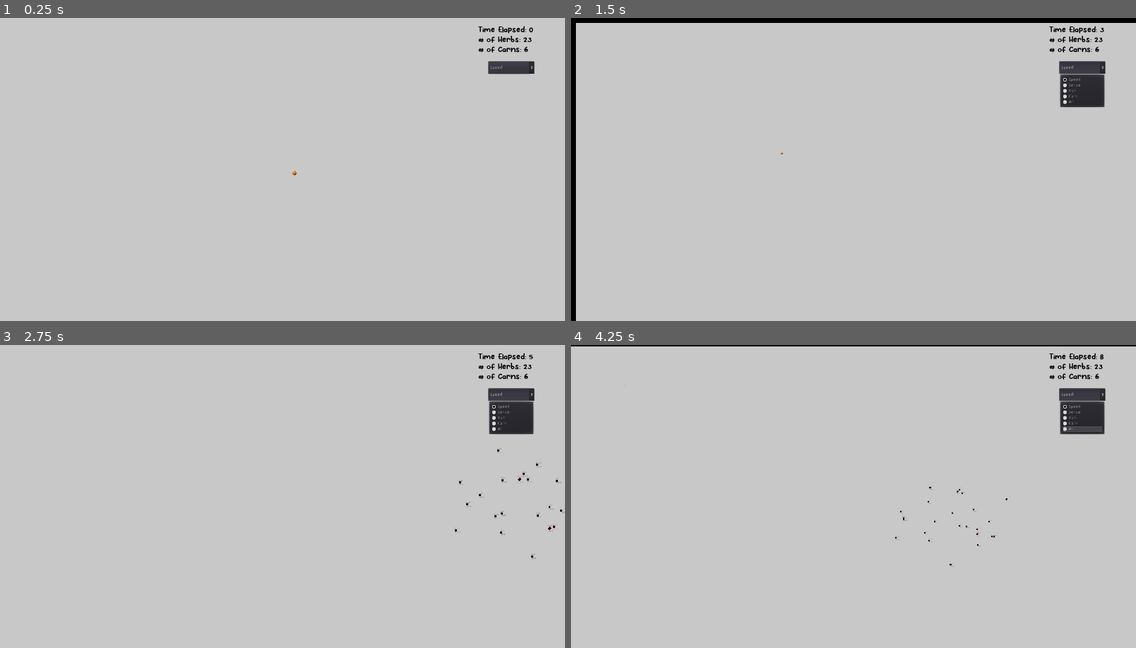
Above: before the commit, frames 1-4 (two rows, left to right).
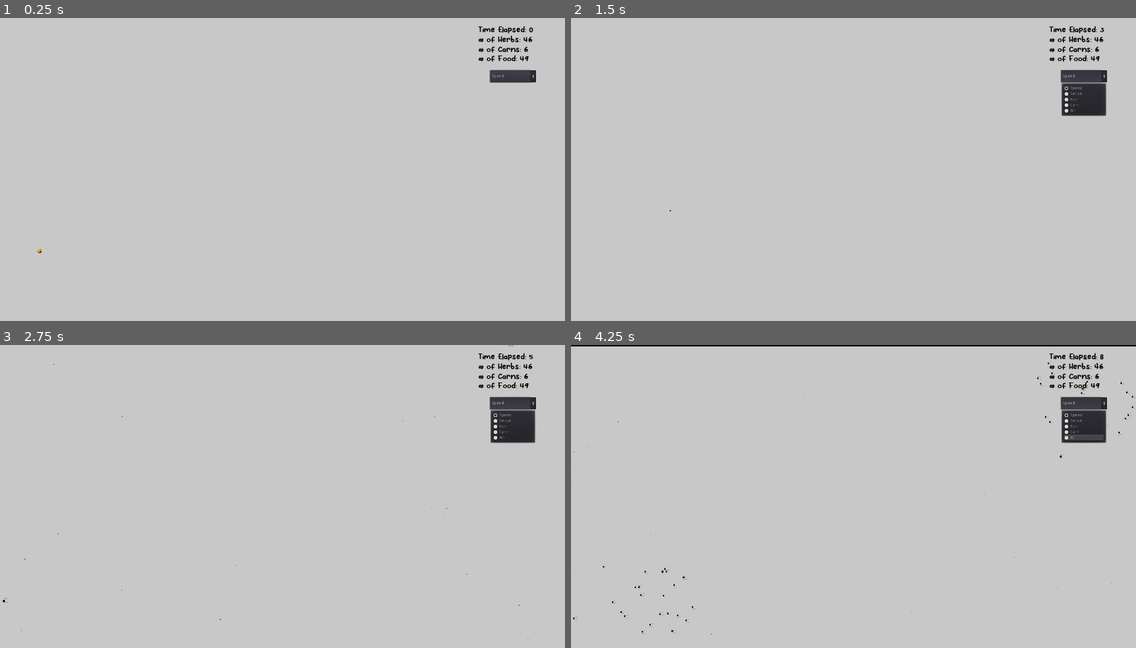
Above: after the commit, the same moments.

Repository: SachJay/LifeSimulator
Game: Godot game, scene res://Scenes/World.tscn
The game is run twice, just before and just after one commit, with the same random seed, the same clock (stepped at 60 frames per second) and the same inputs.
Inputs:
- Up to frame 1 (0.25 s): no input
- Up to frame 2 (1.5 s): click "Speed" at 0.5 s; tap Enter at 1.25 s; hold Right (run_right) from 1.28 s (still down); hold Z (zoom_in) from 1.28 s (still down)
- Up to frame 3 (2.75 s): release Right (run_right) at 2.03 s; release Z (zoom_in) at 2.03 s; hold S (run_down) from 2.03 s (still down); tap X (zoom_out) at 2.1 s
- Up to frame 4 (4.25 s): release S (run_down) at 2.78 s; hold Right (run_right) 2.78-3.53 s; hold Z (zoom_in) 2.78-3.53 s; hold Up (run_up) from 3.53 s (still down); tap X (zoom_out) at 3.6 s

The runs differ from the first frame. In frame 1, 0.6% of the frame differs, in the area x 6-95%, y 6-78%; in frame 2, 3.3%, in the area x 0-100%, y 0-100%; in frame 3, 1.0%; in frame 4, 1.2%.

Commit message:
adds food evolution

Diff:
--- a/app/Scenes/World.tscn
+++ b/app/Scenes/World.tscn
@@ -1,10 +1,9 @@
-[gd_scene load_steps=9 format=2]
+[gd_scene load_steps=8 format=2]
 
 [ext_resource path="res://Scenes/walls.tscn" type="PackedScene" id=1]
 [ext_resource path="res://Scenes/herbivore.tscn" type="PackedScene" id=2]
 [ext_resource path="res://Font/Bodo Amat.ttf" type="DynamicFontData" id=3]
 [ext_resource path="res://Scripts/world.gd" type="Script" id=4]
-[ext_resource path="res://Scenes/food.tscn" type="PackedScene" id=5]
 [ext_resource path="res://Scenes/carnivore.tscn" type="PackedScene" id=6]
 
 [sub_resource type="Theme" id=1]
@@ -19,88 +18,154 @@
 
 [node name="animalGroup" type="Node" parent="."]
 
-[node name="herb1" parent="animalGroup" instance=ExtResource( 2 )]
-position = Vector2( 2582, 928 )
-
-[node name="herb11" parent="animalGroup" instance=ExtResource( 2 )]
-position = Vector2( 3141, 686 )
-
-[node name="herb12" parent="animalGroup" instance=ExtResource( 2 )]
-position = Vector2( 3291, 812 )
-
-[node name="herb13" parent="animalGroup" instance=ExtResource( 2 )]
-position = Vector2( 3349, 1013 )
-
-[node name="herb14" parent="animalGroup" instance=ExtResource( 2 )]
-position = Vector2( 3477, 1284 )
-
-[node name="herb15" parent="animalGroup" instance=ExtResource( 2 )]
-position = Vector2( 2766, 1439 )
-
-[node name="herb16" parent="animalGroup" instance=ExtResource( 2 )]
-position = Vector2( 2488, 1627 )
-
-[node name="herb17" parent="animalGroup" instance=ExtResource( 2 )]
-position = Vector2( 2158, 1407 )
-
-[node name="herb18" parent="animalGroup" instance=ExtResource( 2 )]
-position = Vector2( 1608, 1313 )
-
-[node name="herb19" parent="animalGroup" instance=ExtResource( 2 )]
-position = Vector2( 1546, 1023 )
-
-[node name="herb20" parent="animalGroup" instance=ExtResource( 2 )]
-position = Vector2( 1551, 585 )
-
-[node name="herb21" parent="animalGroup" instance=ExtResource( 2 )]
-position = Vector2( 2089, 271 )
-
-[node name="herb22" parent="animalGroup" instance=ExtResource( 2 )]
-position = Vector2( 2527, 328 )
-
-[node name="herb23" parent="animalGroup" instance=ExtResource( 2 )]
-position = Vector2( 2047, 441 )
-
-[node name="herb2" parent="animalGroup" instance=ExtResource( 2 )]
-position = Vector2( 2374, 558 )
-
-[node name="herb3" parent="animalGroup" instance=ExtResource( 2 )]
-position = Vector2( 1879, 730 )
-
-[node name="herb4" parent="animalGroup" instance=ExtResource( 2 )]
-position = Vector2( 2004, 1136 )
-
-[node name="herb5" parent="animalGroup" instance=ExtResource( 2 )]
-position = Vector2( 2881, 678 )
-
-[node name="herb6" parent="animalGroup" instance=ExtResource( 2 )]
-position = Vector2( 2918, 1085 )
-
-[node name="herb7" parent="animalGroup" instance=ExtResource( 2 )]
-position = Vector2( 2653, 1130 )
-
-[node name="herb8" parent="animalGroup" instance=ExtResource( 2 )]
-position = Vector2( 2259, 1095 )
-
-[node name="herb9" parent="animalGroup" instance=ExtResource( 2 )]
-position = Vector2( 2983, 1272 )
-
-[node name="herb10" parent="animalGroup" instance=ExtResource( 2 )]
-position = Vector2( 2607, 678 )
+[node name="herb47" parent="animalGroup" instance=ExtResource( 2 )]
+position = Vector2( 5094, -1659 )
+
+[node name="herb48" parent="animalGroup" instance=ExtResource( 2 )]
+position = Vector2( 5653, -1901 )
+
+[node name="herb49" parent="animalGroup" instance=ExtResource( 2 )]
+position = Vector2( 5803, -1775 )
+
+[node name="herb50" parent="animalGroup" instance=ExtResource( 2 )]
+position = Vector2( 5861, -1574 )
+
+[node name="herb51" parent="animalGroup" instance=ExtResource( 2 )]
+position = Vector2( 5989, -1303 )
+
+[node name="herb52" parent="animalGroup" instance=ExtResource( 2 )]
+position = Vector2( 5278, -1148 )
+
+[node name="herb53" parent="animalGroup" instance=ExtResource( 2 )]
+position = Vector2( 5000, -960 )
+
+[node name="herb54" parent="animalGroup" instance=ExtResource( 2 )]
+position = Vector2( 4670, -1180 )
+
+[node name="herb55" parent="animalGroup" instance=ExtResource( 2 )]
+position = Vector2( 4120, -1274 )
+
+[node name="herb56" parent="animalGroup" instance=ExtResource( 2 )]
+position = Vector2( 4058, -1564 )
+
+[node name="herb57" parent="animalGroup" instance=ExtResource( 2 )]
+position = Vector2( 4063, -2002 )
+
+[node name="herb58" parent="animalGroup" instance=ExtResource( 2 )]
+position = Vector2( 4601, -2316 )
+
+[node name="herb59" parent="animalGroup" instance=ExtResource( 2 )]
+position = Vector2( 5039, -2259 )
+
+[node name="herb60" parent="animalGroup" instance=ExtResource( 2 )]
+position = Vector2( 4559, -2146 )
+
+[node name="herb61" parent="animalGroup" instance=ExtResource( 2 )]
+position = Vector2( 4886, -2029 )
+
+[node name="herb62" parent="animalGroup" instance=ExtResource( 2 )]
+position = Vector2( 4391, -1857 )
+
+[node name="herb63" parent="animalGroup" instance=ExtResource( 2 )]
+position = Vector2( 4516, -1451 )
+
+[node name="herb64" parent="animalGroup" instance=ExtResource( 2 )]
+position = Vector2( 5393, -1909 )
+
+[node name="herb65" parent="animalGroup" instance=ExtResource( 2 )]
+position = Vector2( 5430, -1502 )
+
+[node name="herb66" parent="animalGroup" instance=ExtResource( 2 )]
+position = Vector2( 5165, -1457 )
+
+[node name="herb67" parent="animalGroup" instance=ExtResource( 2 )]
+position = Vector2( 4771, -1492 )
+
+[node name="herb68" parent="animalGroup" instance=ExtResource( 2 )]
+position = Vector2( 5495, -1315 )
+
+[node name="herb69" parent="animalGroup" instance=ExtResource( 2 )]
+position = Vector2( 5119, -1909 )
+
+[node name="herb93" parent="animalGroup" instance=ExtResource( 2 )]
+position = Vector2( -3641, 2612 )
+
+[node name="herb94" parent="animalGroup" instance=ExtResource( 2 )]
+position = Vector2( -3082, 2370 )
+
+[node name="herb95" parent="animalGroup" instance=ExtResource( 2 )]
+position = Vector2( -2932, 2496 )
+
+[node name="herb96" parent="animalGroup" instance=ExtResource( 2 )]
+position = Vector2( -2874, 2697 )
+
+[node name="herb97" parent="animalGroup" instance=ExtResource( 2 )]
+position = Vector2( -2746, 2968 )
+
+[node name="herb98" parent="animalGroup" instance=ExtResource( 2 )]
+position = Vector2( -3457, 3123 )
+
+[node name="herb99" parent="animalGroup" instance=ExtResource( 2 )]
+position = Vector2( -3735, 3311 )
+
+[node name="herb100" parent="animalGroup" instance=ExtResource( 2 )]
+position = Vector2( -4065, 3091 )
+
+[node name="herb101" parent="animalGroup" instance=ExtResource( 2 )]
+position = Vector2( -4615, 2997 )
+
+[node name="herb102" parent="animalGroup" instance=ExtResource( 2 )]
+position = Vector2( -4677, 2707 )
+
+[node name="herb103" parent="animalGroup" instance=ExtResource( 2 )]
+position = Vector2( -4672, 2269 )
+
+[node name="herb104" parent="animalGroup" instance=ExtResource( 2 )]
+position = Vector2( -4134, 1955 )
+
+[node name="herb105" parent="animalGroup" instance=ExtResource( 2 )]
+position = Vector2( -3696, 2012 )
+
+[node name="herb106" parent="animalGroup" instance=ExtResource( 2 )]
+position = Vector2( -4176, 2125 )
+
+[node name="herb107" parent="animalGroup" instance=ExtResource( 2 )]
+position = Vector2( -3849, 2242 )
+
+[node name="herb108" parent="animalGroup" instance=ExtResource( 2 )]
+position = Vector2( -4344, 2414 )
+
+[node name="herb109" parent="animalGroup" instance=ExtResource( 2 )]
+position = Vector2( -4219, 2820 )
+
+[node name="herb110" parent="animalGroup" instance=ExtResource( 2 )]
+position = Vector2( -3342, 2362 )
+
+[node name="herb111" parent="animalGroup" instance=ExtResource( 2 )]
+position = Vector2( -3305, 2769 )
+
+[node name="herb112" parent="animalGroup" instance=ExtResource( 2 )]
+position = Vector2( -3570, 2814 )
+
+[node name="herb113" parent="animalGroup" instance=ExtResource( 2 )]
+position = Vector2( -3964, 2779 )
+
+[node name="herb114" parent="animalGroup" instance=ExtResource( 2 )]
+position = Vector2( -3240, 2956 )
+
+[node name="herb115" parent="animalGroup" instance=ExtResource( 2 )]
+position = Vector2( -3616, 2362 )
 
 [node name="carnivore" parent="animalGroup" instance=ExtResource( 6 )]
-position = Vector2( 2184, 740 )
+position = Vector2( 4734, -1709 )
+
+[node name="carnivore2" parent="animalGroup" instance=ExtResource( 6 )]
+position = Vector2( -4106, 2313 )
 
 [node name="carnivore3" parent="animalGroup" instance=ExtResource( 6 )]
-position = Vector2( 2487, 1389 )
-
-[node name="carnivore2" parent="animalGroup" instance=ExtResource( 6 )]
-position = Vector2( 3034, 870 )
+position = Vector2( -3632, 2988 )
 
 [node name="foodGroup" type="Node" parent="."]
-
-[node name="food" parent="foodGroup" instance=ExtResource( 5 )]
-position = Vector2( -3946, -2009 )
 
 [node name="left" parent="." instance=ExtResource( 1 )]
 modulate = Color( 0, 0, 0, 1 )
@@ -185,6 +250,20 @@
 theme = SubResource( 1 )
 custom_fonts/font = SubResource( 2 )
 text = "# of Carns: 0"
+__meta__ = {
+"_edit_use_anchors_": false
+}
+
+[node name="TotalFood" type="Label" parent="CanvasLayer2"]
+modulate = Color( 0, 0, 0, 1 )
+self_modulate = Color( 0, 0, 0, 1 )
+margin_left = 1541.0
+margin_top = 119.0
+margin_right = 1839.0
+margin_bottom = 146.0
+theme = SubResource( 1 )
+custom_fonts/font = SubResource( 2 )
+text = "# of Food: 0"
 __meta__ = {
 "_edit_use_anchors_": false
 }
@@ -200,17 +279,16 @@
 }
 
 [node name="OptionButton" type="OptionButton" parent="CanvasLayer2"]
-margin_left = 1574.0
-margin_top = 140.0
-margin_right = 1722.0
-margin_bottom = 180.0
+margin_left = 1579.0
+margin_top = 168.0
+margin_right = 1727.0
+margin_bottom = 208.0
 text = "asfa"
 __meta__ = {
 "_edit_use_anchors_": false
 }
 
 [node name="MainCamera" type="Camera2D" parent="."]
-position = Vector2( -3984, -2020 )
 current = true
 
 [connection signal="timeout" from="Timer" to="." method="_on_Timer_timeout"]
--- a/app/Scenes/food.tscn
+++ b/app/Scenes/food.tscn
@@ -7,10 +7,10 @@
 extents = Vector2( 8, 8 )
 
 [sub_resource type="CircleShape2D" id=2]
-radius = 136.0
+radius = 125.0
 
-[node name="food" type="KinematicBody2D"]
-collision_layer = 4
+[node name="food" type="Area2D" groups=["food"]]
+collision_layer = 12
 collision_mask = 0
 script = ExtResource( 2 )
 
@@ -32,4 +32,5 @@
 shape = SubResource( 2 )
 
 [connection signal="timeout" from="Timer" to="." method="_on_Timer_timeout"]
-[connection signal="body_entered" from="Area2D" to="." method="_on_Area2D_body_entered"]
+[connection signal="area_entered" from="Area2D" to="." method="_on_Area2D_area_entered"]
+[connection signal="area_exited" from="Area2D" to="." method="_on_Area2D_area_exited"]
--- a/app/Scripts/animal.gd
+++ b/app/Scripts/animal.gd
@@ -1,7 +1,9 @@
 extends KinematicBody2D
 
-var maxX = 100
-var maxY = 100
+var leftWall
+var upWall
+var rightWall
+var downWall
 
 #setup variables
 onready var timer = $Timer
@@ -10,12 +12,12 @@
 var waittime
 var rng = RandomNumberGenerator.new()
 var timedout = false
-var foodConsumed = 0
 var numOfTraits = 3
 
 ## VARIABLES ##
 var startingEnergy = pow(450, numOfTraits)
 var energy = startingEnergy
+var meatEnergy = 500
 
 #Speed
 var startingSpeed = 1000.0
@@ -41,21 +43,36 @@
 var senseVariance = 10
 
 #movement variables
-var xDir = 0.0
-var yDir = 0.0
 var vector
+var radianDirection = 0
 
 var moveToTarget = false
 var targetName = ""
 var offset = 25
-var reproduceAmount = 1
-var postreproduceAmount = 0
+
+#reproduction variables
+var reproduceAmount = 2
+var hungryEnergyLevel = 1
+var isFull = false
 
 var age = 0
 var maxAge = 500
 
 enum {SPEED, SENSE, RUN, CARN, ALL}
 var visible_trait = SPEED
+
+var nutritionalValue = pow(meatEnergy, numOfTraits)
+
+func common_ready():
+	on_change_trait(visible_trait)
+	rng.randomize()
+	waittime = timer.wait_time
+	set_sense_rad(senseRad)
+
+	leftWall = get_tree().get_root().get_node("World").get_node("left").position.x
+	upWall = get_tree().get_root().get_node("World").get_node("up").position.y
+	rightWall = get_tree().get_root().get_node("World").get_node("right").position.x
+	downWall = get_tree().get_root().get_node("World").get_node("down").position.y
 
 func _on_Timer_timeout():
 	timedout = true
@@ -66,31 +83,33 @@
 		get_tree().get_root().get_node("World").whenAnimalDied(self)
 		self.queue_free()
 
+	if energy < startingEnergy * hungryEnergyLevel:
+		isFull = false
+
 	if energy < 0:
-		consume_food()
-		energy = startingEnergy
+		get_tree().get_root().get_node("World").whenAnimalDied(self)
+		self.queue_free()
 
 func get_energy_cost():
 	return pow(speed/speedConstant, speedCoefficient) * pow(senseRad/senseConstant, senseCoefficient) * pow(runCoeff/runConstant, runEnergyCoeff)
 
-func consume_food():
-	if foodConsumed == 0:
-		get_tree().get_root().get_node("World").whenAnimalDied(self)
-		self.queue_free()
-	else:
-		foodConsumed -= 1
-
-func eat_food():
-	if foodConsumed > reproduceAmount:
-		foodConsumed = postreproduceAmount
+func eat_food(food):
+	if energy > startingEnergy*reproduceAmount and isFull == false:
+		isFull = true
 		create_child()
 	else:
-		foodConsumed += 1
+		energy += food.nutritionalValue
 	moveToTarget = false
 	currentRunCoeff = 1
 
 func create_child():
-	pass #abstract this shit
+	pass
+
+func create_animal(animal):
+	set_next_gen_traits(animal)
+
+	get_tree().get_root().get_node("World").get_node("animalGroup").call_deferred("add_child", animal)
+	get_tree().get_root().get_node("World").whenAnimalCreated(animal)
 
 func map(inputLow, inputHigh, outputLow, outputHigh, value):
 	#print(str(inputLow)+" "+str(inputHigh)+" "+str(value))
@@ -133,22 +152,7 @@
 	var xDist:float = body.position.x - self.position.x
 	var yDist:float = body.position.y - self.position.y
 
-	if abs(xDist) < 1:
-		xDir = 0.0
-		yDir = 1.0 / 2.0
-		return
-
-	if abs(yDist) < 1:
-		xDir = 1.0 / 2.0
-		yDir = 0
-		return
-
-	if abs(xDist) > abs(yDist):
-		xDir = xDist / abs(xDist) / 2.0
-		yDir = yDist / abs(xDist) / 2.0
-	else:
-		yDir = yDist / abs(yDist) / 2.0
-		xDir = xDist / abs(yDist) / 2.0
+	radianDirection = atan2(yDist, xDist)
 
 func trait_formatter(input, minInput, maxInput):
 	if input < minInput:
@@ -160,22 +164,23 @@
 	return input
 
 func handle_wall_collision(body):
-	pass
+	wall_tp(body)
 
 func wall_tp(body):
 	if "up" in body.name:
-		self.position.y = maxY-offset
+		self.position.y = downWall-offset
 
 	elif "down" in body.name:
-		self.position.y = offset
+		self.position.y = upWall+offset
 
 	elif "left" in body.name:
-		self.position.x = maxX-offset
+		self.position.x = rightWall-offset
 
 	elif "right" in body.name:
-		self.position.x = offset
+		self.position.x = leftWall+offset
 
 func set_next_gen_traits(animal):
+	rng.randomize()
 	animal.position = self.position
 	animal.speed = trait_formatter(speed + rng.randf_range(-speedVariance, speedVariance), 250, 4000)
 	animal.runCoeff = trait_formatter(runCoeff + rng.randf_range(-runVariance, runVariance), 1, 5)
--- a/app/Scripts/carnivore.gd
+++ b/app/Scripts/carnivore.gd
@@ -5,23 +5,19 @@
 func _init():
 	speed = 1100.0
 	senseRad = 70
-	startingEnergy = pow(525, numOfTraits)
+	startingEnergy = pow(meatEnergy, numOfTraits)
 	energy = startingEnergy
 	speedVariance = 300
 	senseVariance = 30
 	runVariance = 0.6
-	postreproduceAmount = 1
-	reproduceAmount = 1
+	reproduceAmount = 2
+	hungryEnergyLevel = 1
+
 	maxAge = 10000
 
 func _ready():
-	on_change_trait(visible_trait)
+	common_ready()
 	herbName.text = self.name
-	set_sense_rad(senseRad)
-	rng.randomize()
-	waittime = timer.wait_time
-	maxX = get_tree().get_root().get_node("World").get_node("right").position.x
-	maxY = get_tree().get_root().get_node("World").get_node("down").position.y
 
 func _physics_process(delta):
 
@@ -31,33 +27,29 @@
 
 	if timedout:
 		if !moveToTarget:
-			xDir = rng.randf_range(-1.0, 1.0)
-			yDir = rng.randf_range(-1.0, 1.0)
+			radianDirection = radianDirection + rng.randf_range(-PI*1/3, PI*1/3)
 		else:
 			calculateDirection(get_tree().get_root().get_node("World").get_node("animalGroup").get_node(targetName))
 		timedout = false
 
-	vector = Vector2(delta * xDir * (speed * currentRunCoeff) * waittime, delta * yDir * (speed * currentRunCoeff) * waittime)
+	vector = Vector2(delta * cos(radianDirection) * (speed * currentRunCoeff) * waittime, delta * sin(radianDirection) * (speed * currentRunCoeff) * waittime)
 	return move_and_collide(vector)
 
 func _on_Area2D_body_entered(body):
-	if "herb" in body.name:
-		eat_food()
+	if "herb" in body.name and !isFull:
+		eat_food(body)
 		body.queue_free()
 
 	handle_wall_collision(body)
 
-func create_child():
-	var animal = load("res://Scenes/carnivore.tscn").instance()
+func _on_SenseDetection_body_entered(body):
+	if !"herb" in body.name or isFull:
+		return
 
-	set_next_gen_traits(animal)
-
-	get_tree().get_root().get_node("World").get_node("animalGroup").call_deferred("add_child", animal)
-	get_tree().get_root().get_node("World").whenAnimalCreated(animal)
-
-func _on_SenseDetection_body_entered(body):
-	if moveToTarget or !"herb" in body.name:
-		return
+	if moveToTarget:
+		var prey = get_tree().get_root().get_node("World").get_node("animalGroup").get_node(targetName)
+		if prey.speed * prey.runCoeff < body.speed * body.runCoeff:
+			return
 
 	targetName = body.name
 	moveToTarget = true
--- a/app/Scripts/food.gd
+++ b/app/Scripts/food.gd
@@ -1,13 +1,25 @@
-extends KinematicBody2D
+extends Area2D
+
+var leftWall
+var upWall
+var rightWall
+var downWall
 
 var rng = RandomNumberGenerator.new()
 
 var timedout = false
 var age = 0;
 var numOfSeedsNearBy = 0
+var offset = 75
+
+var nutritionalValue = pow(450, 3)
 
 func _ready():
 	rng.randomize()
+	leftWall = get_tree().get_root().get_node("World").get_node("left").position.x
+	upWall = get_tree().get_root().get_node("World").get_node("up").position.y
+	rightWall = get_tree().get_root().get_node("World").get_node("right").position.x
+	downWall = get_tree().get_root().get_node("World").get_node("down").position.y
 
 func _process(delta):
 	if timedout:
@@ -17,7 +29,7 @@
 	timedout = true
 	age += 1
 
-	if numOfSeedsNearBy < 4 and age % 5 == 0:
+	if numOfSeedsNearBy < 2 and age % 7 == 0 and get_tree().get_root().get_node("World").numOfFood < 500:
 		create_child_food()
 
 func create_child_food():
@@ -27,13 +39,41 @@
 	get_tree().get_root().get_node("World").get_node("foodGroup").call_deferred("add_child", food)
 	#get_tree().get_root().get_node("World").(animal)
 
-func set_next_gen_traits(animal):
-	animal.position.x = self.position.x + rng.randf_range(-100.0, 100.0)
-	animal.position.y = self.position.y + rng.randf_range(-100.0, 100.0)
+func set_next_gen_traits(child):
+	rng.randomize()
+	var rad = rng.randf_range(-PI * 2, PI * 2)
+	child.position.x = check_boundaries_x(self.position.x + cos(rad) * rng.randf_range(125, 600))
+	child.position.y = check_boundaries_y(self.position.y + sin(rad) * rng.randf_range(125, 600))
+	child.nutritionalValue = pow(450 + rng.randf_range(-10, 10), 3)
 
 func die():
 	self.queue_free()
 
-func _on_Area2D_body_entered(body):
-	if body.name != self.name && "food" in body.name:
+func check_boundaries_x(posi):
+	if posi < leftWall+offset:
+		posi = leftWall+offset
+
+	if posi > rightWall-offset:
+		posi = rightWall-offset
+
+	return posi
+
+func check_boundaries_y(posi):
+	if posi < upWall+offset:
+		posi = upWall+offset
+
+	if posi > downWall-offset:
+		posi = downWall-offset
+
+	return posi
+
+func _on_Area2D_area_entered(area):
+	if area.name != self.name && "food" in area.name:
 		numOfSeedsNearBy+=1
+		if age < 5 and numOfSeedsNearBy > 1:
+			self.queue_free()
+
+
+func _on_Area2D_area_exited(area):
+	if area.name != self.name && "food" in area.name:
+		numOfSeedsNearBy-=1
--- a/app/Scripts/herbivore.gd
+++ b/app/Scripts/herbivore.gd
@@ -4,16 +4,10 @@
 
 var moveAwayTarget = false
 var preyName = ""
-var radDirection = 0
 
 func _ready():
-	on_change_trait(visible_trait)
+	common_ready()
 	traitLabel = $TraitValueLabel
-	rng.randomize()
-	waittime = timer.wait_time
-	set_sense_rad(senseRad)
-	maxX = get_tree().get_root().get_node("World").get_node("right").position.x
-	maxY = get_tree().get_root().get_node("World").get_node("down").position.y
 	herbName.text = self.name
 
 func _physics_process(delta):
@@ -28,53 +22,31 @@
 	if timedout:
 		if moveAwayTarget:
 			calculateDirection(get_tree().get_root().get_node("World").get_node("animalGroup").get_node(preyName))
-			yDir = -yDir
-			xDir = -xDir
+			radianDirection += PI
 		elif !moveToTarget:
-
-			if xDir != 0:
-				radDirection = tan(yDir/xDir)
-			else:
-				radDirection = 1
-
-			#radDirection = radDirection + rng.randf_range(-PI / 2, PI / 2)
-
-			radDirection = rng.randf_range(-PI * 2, PI * 2)
-			xDir = sin(radDirection)
-			yDir = cos(radDirection)
+			radianDirection = radianDirection + rng.randf_range(-PI*1/3, PI*1/3)
 
 		elif moveToTarget:
 			calculateDirection(get_tree().get_root().get_node("World").get_node("foodGroup").get_node(targetName))
 		timedout = false
 
-
-	vector = Vector2(delta * xDir * (speed * currentRunCoeff) * waittime, delta * yDir * (speed * currentRunCoeff) * waittime)
+	vector = Vector2(delta * cos(radianDirection) * (speed * currentRunCoeff) * waittime, delta * sin(radianDirection) * (speed * currentRunCoeff) * waittime)
 	return move_and_collide(vector)
 
 func _on_Area2D_body_entered(body):
 	handle_wall_collision(body)
 
 func _on_Area2D_area_entered(area):
-	if "food" in area.name:
-		if foodConsumed > 2:
-			foodConsumed = 1
-			create_child()
-		else:
-			foodConsumed += 1
+	if "food" in area.name and !isFull:
+		eat_food(area)
 		area.queue_free()
-		moveToTarget = false
-		currentRunCoeff = 1
 
 func create_child():
 	var animal = load("res://Scenes/herbivore.tscn").instance()
-
-	set_next_gen_traits(animal)
-
-	get_tree().get_root().get_node("World").get_node("animalGroup").call_deferred("add_child", animal)
-	get_tree().get_root().get_node("World").whenAnimalCreated(animal)
+	create_animal(animal)
 
 func _on_SenseDetection_area_entered(area):
-	if moveToTarget or moveAwayTarget or !"food" in area.name:
+	if moveToTarget or moveAwayTarget or !"food" in area.name or isFull:
 		return
 
 	moveToTarget = true
@@ -90,8 +62,8 @@
 	currentRunCoeff = runCoeff
 	preyName = body.name
 	calculateDirection(body)
-	yDir = -yDir
-	xDir = -xDir
+	calculateDirection(body)
+	radianDirection += PI
 
 func _on_SenseDetection_body_exited(body):
 	if(moveAwayTarget && body.name == preyName):
--- a/app/Scripts/world.gd
+++ b/app/Scripts/world.gd
@@ -2,6 +2,7 @@
 
 onready var totalHerb = $CanvasLayer2/TotalHerb
 onready var totalCarn = $CanvasLayer2/TotalCarn
+onready var totalFood = $CanvasLayer2/TotalFood
 onready var timeElapsedLabel = $CanvasLayer2/TimeElapsedLabel
 onready var camera = $MainCamera
 onready var traitDropdown = $CanvasLayer2/OptionButton
@@ -16,7 +17,7 @@
 var minY
 var maxX
 var maxY
-var offset = 75
+var offset = 100
 
 #Animal Variables
 var animalSpeed = 500
@@ -27,20 +28,28 @@
 var cameraX = ProjectSettings.get_setting("display/window/size/width")
 var cameraY = ProjectSettings.get_setting("display/window/size/height")
 
+var numOfFood = 0
+
 func _ready():
+	minX = leftWall.position.x
+	minY = upWall.position.y
+	maxX = rightWall.position.x
+	maxY = downWall.position.y
+
+	for n in range(1,50):
+		create_food()
+
 	totalHerb.text = "# of Herbs: " + str(get_tree().get_nodes_in_group("herb").size())
 	totalCarn.text = "# of Carns: " + str(get_tree().get_nodes_in_group("carn").size())
+	numOfFood = get_tree().get_nodes_in_group("food").size()
+	totalFood.text = "# of Food: " + str(numOfFood)
+
 	traitDropdown.add_item("Speed")
 	traitDropdown.add_item("Sense")
 	traitDropdown.add_item("Run")
 	traitDropdown.add_item("Carn")
 	traitDropdown.add_item("All")
 	get_tree().call_group("animals", "on_change_trait", 0)
-	minX = leftWall.position.x
-	minY = upWall.position.y
-	maxX = rightWall.position.x
-	maxY = downWall.position.y
-	print(str(maxX)+" "+str(maxY))
 
 func _process(delta):
 
@@ -77,17 +86,23 @@
 	counter+=1
 
 	if counter % 1 == 0:
-#
-#		for n in range(1,20):
-#			var food = load("res://Scenes/food.tscn").instance()
-#			food.position.x = rng.randf_range(minX+offset, maxX-offset)
-#			food.position.y = rng.randf_range(minY+offset, maxY-offset)
-#			self.get_node("foodGroup").add_child(food)
 		timeElapsedLabel.text = "Time Elapsed: " + str(counter)
 
 	if counter % 10 == 0:
+		if numOfFood < 500:
+			for n in range(1,3):
+				create_food()
+
 		totalHerb.text = "# of Herbs: " + str(get_tree().get_nodes_in_group("herb").size())
 		totalCarn.text = "# of Carns: " + str(get_tree().get_nodes_in_group("carn").size()/2)
+		numOfFood = get_tree().get_nodes_in_group("food").size()
+		totalFood.text = "# of Food: " + str(numOfFood)
+
+func create_food():
+	var food = load("res://Scenes/food.tscn").instance()
+	food.position.x = rng.randf_range(minX+offset, maxX-offset)
+	food.position.y = rng.randf_range(minY+offset, maxY-offset)
+	self.get_node("foodGroup").add_child(food)
 
 func whenAnimalCreated(animal):
 	pass
